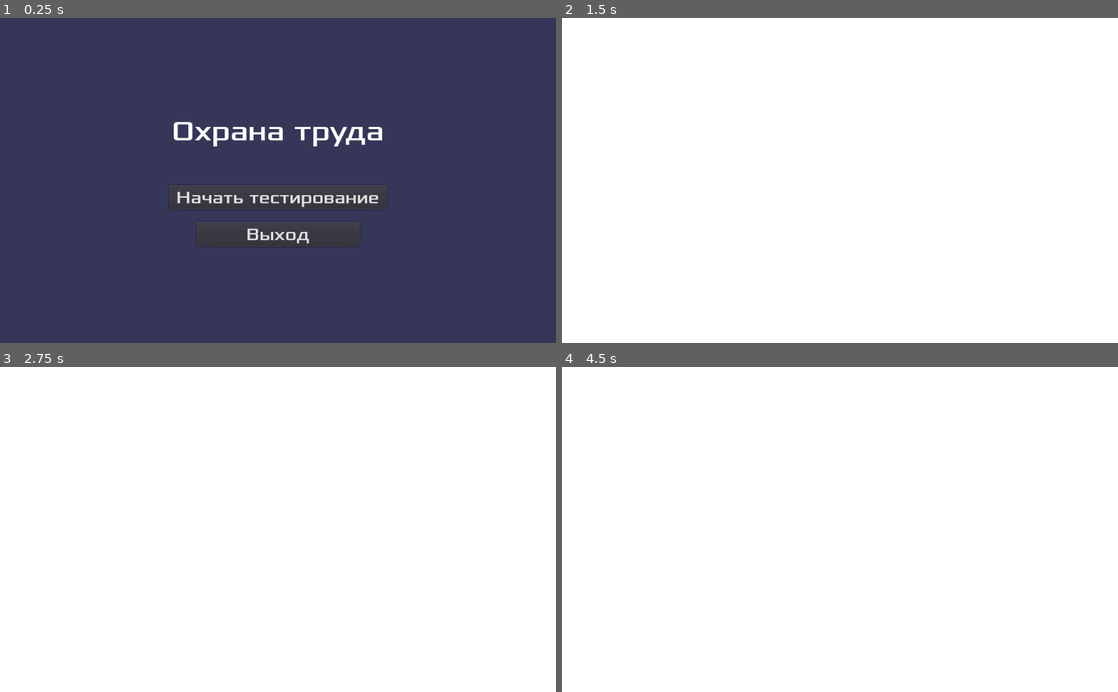
Above: before the commit, frames 1-4 (two rows, left to right).
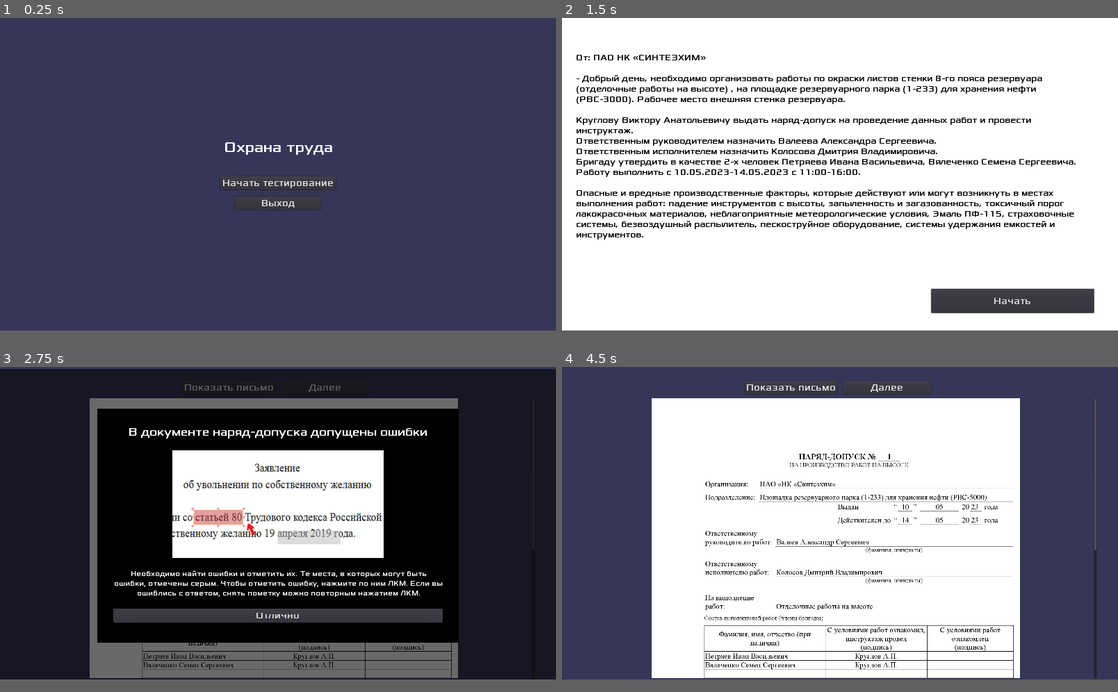
Above: after the commit, the same moments.

Repository: iCatOK/Labour-Protection-Games-2
Game: Godot game, scene res://scenes/menu/Menu.tscn
Two runs of this game, one before a commit and one after it. Both use one fixed random seed, a clock stepped at 60 frames per second and the inputs below.
Inputs (mouse positions are in pixels of both pictures, inside the frame that each line leads up to):
- Up to frame 1 (0.25 s): no input
- Up to frame 2 (1.5 s): click "Начать тестирование" at 0.5 s; click "Работа на высоте" at 1.25 s
- Up to frame 3 (2.75 s): click (450, 662) at 2 s, where only the run after the commit has a clickable "Начать"
- Up to frame 4 (4.5 s): click (789, 389) at 2.75 s, where only the run after the commit has a clickable "Показать письмо"; click (884, 389) at 3.5 s, where only the run after the commit has a clickable "Далее"; click (840, 627) at 4.25 s, where only the run after the commit has a clickable "Отлично"
In our replay, the window is 800x468 before the commit and 800x450 after it. These sizes can differ from the game's own. Grey fills any space a smaller window leaves; there, only what the larger window draws over its background counts as a difference.

The runs differ from the first frame. In frame 1, 3.3% of the frame differs, in the area x 30-70%, y 31-71%; in frame 2, 9.5%; in frame 3, 85%, in the area x 0-100%, y 0-97%; in frame 4, 43%.
Error before the commit: Invalid call. Nonexistent function 'get_text' in base 'TextFile'. (res://scripts/v1_work_on_high/BriefScene.gd:6)

Commit message:
added first step

Diff:
--- /dev/null
+++ b/gfx/configs/config_1.json
@@ -0,0 +1,4 @@
+{
+  "название_сценария": "Конфигурация 1",
+  "индексы_ответов_тест_1": [3, 14, 15, 22, 25, 40, 43]
+}
--- a/project.godot
+++ b/project.godot
@@ -8,11 +8,33 @@
 
 config_version=4
 
+_global_script_classes=[ {
+"base": "Control",
+"class": "MarkingChecker",
+"language": "GDScript",
+"path": "res://scripts/common/MarkingChecker.gd"
+}, {
+"base": "ColorRect",
+"class": "WrongMarker",
+"language": "GDScript",
+"path": "res://scripts/common/WrongMarker.gd"
+} ]
+_global_script_class_icons={
+"MarkingChecker": "",
+"WrongMarker": ""
+}
+
 [application]
 
 config/name="Labour Protection Games 2"
 run/main_scene="res://scenes/menu/Menu.tscn"
 config/icon="res://icon.png"
+
+[display]
+
+window/size/width=1920
+window/size/height=1080
+window/stretch/mode="2d"
 
 [gui]
 
--- a/resources/v1/v1_brief_text.tres
+++ /dev/null
@@ -1,3 +0,0 @@
-[gd_resource type="TextFile" format=2]
-
-[resource]
--- /dev/null
+++ b/scenes/common/Page.tscn
@@ -0,0 +1,11 @@
+[gd_scene load_steps=2 format=2]
+
+[ext_resource path="res://resources/v1/pages/1_1.png" type="Texture" id=1]
+
+[node name="Page" type="TextureRect"]
+margin_right = 1272.0
+margin_bottom = 1800.0
+rect_min_size = Vector2( 1272, 1800 )
+texture = ExtResource( 1 )
+expand = true
+stretch_mode = 6
--- a/scenes/menu/Menu.tscn
+++ b/scenes/menu/Menu.tscn
@@ -28,36 +28,36 @@
 anchor_bottom = 1.0
 
 [node name="Vertical Aligment" type="VBoxContainer" parent="Content"]
-margin_right = 1024.0
-margin_bottom = 600.0
+margin_right = 1920.0
+margin_bottom = 1080.0
 alignment = 1
 
 [node name="Label" type="Label" parent="Content/Vertical Aligment"]
-margin_top = 177.0
-margin_right = 1024.0
-margin_bottom = 241.0
+margin_top = 417.0
+margin_right = 1920.0
+margin_bottom = 481.0
 custom_fonts/font = SubResource( 1 )
 text = "Охрана труда"
 align = 1
 valign = 1
 
 [node name="Separator" type="MarginContainer" parent="Content/Vertical Aligment"]
-margin_top = 245.0
-margin_right = 1024.0
-margin_bottom = 305.0
+margin_top = 485.0
+margin_right = 1920.0
+margin_bottom = 545.0
 rect_min_size = Vector2( 0, 60 )
 
 [node name="StartButton" type="HBoxContainer" parent="Content/Vertical Aligment"]
-margin_top = 309.0
-margin_right = 1024.0
-margin_bottom = 354.0
+margin_top = 549.0
+margin_right = 1920.0
+margin_bottom = 594.0
 alignment = 1
 script = ExtResource( 3 )
 scene_path = "res://scenes/menu/Variant Choosing.tscn"
 
 [node name="Button" type="Button" parent="Content/Vertical Aligment/StartButton"]
-margin_left = 312.0
-margin_right = 712.0
+margin_left = 760.0
+margin_right = 1160.0
 margin_bottom = 45.0
 grow_horizontal = 2
 rect_min_size = Vector2( 400, 0 )
@@ -65,21 +65,21 @@
 text = "Начать тестирование"
 
 [node name="Separator2" type="MarginContainer" parent="Content/Vertical Aligment"]
-margin_top = 358.0
-margin_right = 1024.0
-margin_bottom = 373.0
+margin_top = 598.0
+margin_right = 1920.0
+margin_bottom = 613.0
 rect_min_size = Vector2( 0, 15 )
 
 [node name="ExitButton" type="HBoxContainer" parent="Content/Vertical Aligment"]
-margin_top = 377.0
-margin_right = 1024.0
-margin_bottom = 422.0
+margin_top = 617.0
+margin_right = 1920.0
+margin_bottom = 662.0
 alignment = 1
 script = ExtResource( 2 )
 
 [node name="Button" type="Button" parent="Content/Vertical Aligment/ExitButton"]
-margin_left = 362.0
-margin_right = 662.0
+margin_left = 810.0
+margin_right = 1110.0
 margin_bottom = 45.0
 grow_horizontal = 2
 rect_min_size = Vector2( 300, 0 )
--- a/scenes/menu/Variant Choosing.tscn
+++ b/scenes/menu/Variant Choosing.tscn
@@ -28,36 +28,36 @@
 margin_right = -0.000549316
 
 [node name="Vertical Aligment" type="VBoxContainer" parent="Content"]
-margin_right = 1023.0
-margin_bottom = 600.0
+margin_right = 1919.0
+margin_bottom = 1080.0
 alignment = 1
 
 [node name="Label" type="Label" parent="Content/Vertical Aligment"]
-margin_top = 192.0
-margin_right = 1023.0
-margin_bottom = 256.0
+margin_top = 432.0
+margin_right = 1919.0
+margin_bottom = 496.0
 custom_fonts/font = SubResource( 1 )
 text = "Выбор вида работ"
 align = 1
 valign = 1
 
 [node name="Separator" type="MarginContainer" parent="Content/Vertical Aligment"]
-margin_top = 260.0
-margin_right = 1023.0
-margin_bottom = 290.0
+margin_top = 500.0
+margin_right = 1919.0
+margin_bottom = 530.0
 rect_min_size = Vector2( 0, 30 )
 
 [node name="WorkOnHighButton" type="HBoxContainer" parent="Content/Vertical Aligment"]
-margin_top = 294.0
-margin_right = 1023.0
-margin_bottom = 339.0
+margin_top = 534.0
+margin_right = 1919.0
+margin_bottom = 579.0
 alignment = 1
 script = ExtResource( 1 )
-scene_path = "res://scenes/v1_work_on_high/Brief.tscn"
+scene_path = "res://scenes/v1_work_on_high/BriefVariantOne.tscn"
 
 [node name="Button" type="Button" parent="Content/Vertical Aligment/WorkOnHighButton"]
-margin_left = 311.0
-margin_right = 711.0
+margin_left = 759.0
+margin_right = 1159.0
 margin_bottom = 45.0
 grow_horizontal = 2
 rect_min_size = Vector2( 400, 0 )
@@ -65,22 +65,22 @@
 text = "Работа на высоте"
 
 [node name="Separator2" type="MarginContainer" parent="Content/Vertical Aligment"]
-margin_top = 343.0
-margin_right = 1023.0
-margin_bottom = 358.0
+margin_top = 583.0
+margin_right = 1919.0
+margin_bottom = 598.0
 rect_min_size = Vector2( 0, 15 )
 
 [node name="BackButton" type="HBoxContainer" parent="Content/Vertical Aligment"]
-margin_top = 362.0
-margin_right = 1023.0
-margin_bottom = 407.0
+margin_top = 602.0
+margin_right = 1919.0
+margin_bottom = 647.0
 alignment = 1
 script = ExtResource( 1 )
 scene_path = "res://scenes/menu/Menu.tscn"
 
 [node name="Button" type="Button" parent="Content/Vertical Aligment/BackButton"]
-margin_left = 311.0
-margin_right = 711.0
+margin_left = 759.0
+margin_right = 1159.0
 margin_bottom = 45.0
 grow_horizontal = 2
 rect_min_size = Vector2( 400, 0 )
--- a/scenes/v1_work_on_high/Brief.tscn
+++ /dev/null
@@ -1,32 +0,0 @@
-[gd_scene load_steps=5 format=2]
-
-[ext_resource path="res://scripts/v1_work_on_high/BriefScene.gd" type="Script" id=1]
-[ext_resource path="res://gfx/fonts/Xolonium-Regular.ttf" type="DynamicFontData" id=2]
-[ext_resource path="res://resources/v1/v1_brief_text.tres" type="TextFile" id=3]
-
-[sub_resource type="DynamicFont" id=1]
-size = 20
-extra_spacing_bottom = -5
-font_data = ExtResource( 2 )
-
-[node name="Brief" type="Control"]
-anchor_right = 1.0
-anchor_bottom = 1.0
-script = ExtResource( 1 )
-brief_text = ExtResource( 3 )
-
-[node name="ColorRect" type="ColorRect" parent="."]
-anchor_right = 1.0
-anchor_bottom = 1.0
-
-[node name="Label" type="Label" parent="."]
-anchor_left = 0.07
-anchor_top = 0.08
-anchor_right = 0.922
-anchor_bottom = 0.88
-margin_left = 0.32
-margin_right = -0.128052
-margin_bottom = -6.10352e-05
-custom_colors/font_color = Color( 0, 0, 0, 1 )
-custom_fonts/font = SubResource( 1 )
-autowrap = true
--- /dev/null
+++ b/scenes/v1_work_on_high/BriefVariantOne.tscn
@@ -0,0 +1,79 @@
+[gd_scene load_steps=5 format=2]
+
+[ext_resource path="res://scripts/v1_work_on_high/BriefScene.gd" type="Script" id=1]
+[ext_resource path="res://gfx/fonts/Xolonium-Regular.ttf" type="DynamicFontData" id=2]
+
+[sub_resource type="DynamicFont" id=1]
+size = 30
+extra_spacing_bottom = -5
+font_data = ExtResource( 2 )
+
+[sub_resource type="DynamicFont" id=2]
+size = 32
+font_data = ExtResource( 2 )
+
+[node name="Brief" type="Control"]
+anchor_right = 1.0
+anchor_bottom = 1.0
+script = ExtResource( 1 )
+brief_text = "От: ПАО НК «СИНТЕЗХИМ»
+
+- Добрый день, необходимо организовать работы по окраски листов стенки 8-го пояса резервуара (отделочные работы на высоте) , на площадке резервуарного парка (1-233) для хранения нефти (РВС-3000). Рабочее место внешняя стенка резервуара.
+
+Круглову Виктору Анатольевичу выдать наряд-допуск на проведение данных работ и провести инструктаж.
+Ответственным руководителем назначить Валеева Александра Сергеевича.
+Ответственным исполнителем назначить Колосова Дмитрия Владимировича.
+Бригаду утвердить в качестве 2-х человек Петряева Ивана Васильевича, Вялеченко Семена Сергеевича.
+Работу выполнить с 10.05.2023-14.05.2023 с 11:00-16:00.
+
+Опасные и вредные производственные факторы, которые действуют или могут возникнуть в местах выполнения работ: падение инструментов с высоты, запыленность и загазованность, токсичный порог лакокрасочных материалов, неблагоприятные метеорологические условия, Эмаль ПФ-115, страховочные системы, безвоздушный распылитель, пескоструйное оборудование, системы удержания емкостей и инструментов."
+document_step_scene = "res://scenes/v1_work_on_high/DocumentStepVariantOne.tscn"
+
+[node name="ColorRect" type="ColorRect" parent="."]
+anchor_right = 1.0
+anchor_bottom = 1.0
+
+[node name="Email" type="NinePatchRect" parent="."]
+anchor_right = 1.0
+anchor_bottom = 1.0
+
+[node name="Label" type="Label" parent="Email"]
+margin_left = 48.0
+margin_top = 56.0
+margin_right = 1800.0
+margin_bottom = 823.0
+size_flags_vertical = 0
+custom_colors/font_color = Color( 0, 0, 0, 1 )
+custom_fonts/font = SubResource( 1 )
+text = "От: ПАО НК «СИНТЕЗХИМ»
+
+- Добрый день, необходимо организовать работы по окраски листов стенки 8-го пояса резервуара (отделочные работы на высоте) , на площадке резервуарного парка (1-233) для хранения нефти (РВС-3000). Рабочее место внешняя стенка резервуара.
+
+
+Круглову Виктору Анатольевичу выдать наряд-допуск на проведение данных работ и провести инструктаж.
+Ответственным руководителем назначить Валеева Александра Сергеевича.
+Ответственным исполнителем назначить Колосова Дмитрия Владимировича.
+Бригаду утвердить в качестве 2-х человек Петряева Ивана Васильевича, Вялеченко Семена Сергеевича.
+Работу выполнить с 10.05.2023-14.05.2023 с 11:00-16:00.
+
+Опасные и вредные производственные факторы, которые действуют или могут возникнуть в местах выполнения работ: падение инструментов с высоты, запыленность и загазованность, токсичный порог лакокрасочных материалов, неблагоприятные метеорологические условия, Эмаль ПФ-115, страховочные системы, безвоздушный распылитель, пескоструйное оборудование, системы удержания емкостей и инструментов."
+valign = 1
+autowrap = true
+
+[node name="DocumentStepButton" type="Button" parent="Email"]
+anchor_left = 0.664
+anchor_top = 0.867
+anchor_right = 0.957
+anchor_bottom = 0.947
+margin_left = 0.0639648
+margin_top = -0.200012
+margin_right = 0.0319824
+margin_bottom = -3.20001
+grow_horizontal = 2
+rect_min_size = Vector2( 300, 0 )
+size_flags_horizontal = 12
+size_flags_vertical = 5
+custom_fonts/font = SubResource( 2 )
+text = "Начать"
+
+[connection signal="pressed" from="Email/DocumentStepButton" to="." method="_on_DocumentStepButton_pressed"]
--- /dev/null
+++ b/scenes/v1_work_on_high/DocumentStepVariantOne.tscn
@@ -0,0 +1,155 @@
+[gd_scene load_steps=9 format=2]
+
+[ext_resource path="res://scenes/common/Page.tscn" type="PackedScene" id=1]
+[ext_resource path="res://gfx/fonts/Xolonium-Regular.ttf" type="DynamicFontData" id=2]
+[ext_resource path="res://scenes/v1_work_on_high/StepOneTutorial.tscn" type="PackedScene" id=3]
+[ext_resource path="res://scripts/common/MarkingChecker.gd" type="Script" id=4]
+[ext_resource path="res://scripts/common/Hint.gd" type="Script" id=5]
+
+[sub_resource type="DynamicFont" id=1]
+size = 32
+font_data = ExtResource( 2 )
+
+[sub_resource type="DynamicFont" id=2]
+size = 30
+extra_spacing_bottom = -5
+font_data = ExtResource( 2 )
+
+[sub_resource type="DynamicFont" id=3]
+size = 32
+font_data = ExtResource( 2 )
+
+[node name="DocumentStep" type="Control"]
+anchor_right = 1.0
+anchor_bottom = 1.0
+
+[node name="MarkingChecker" type="Control" parent="."]
+margin_right = 40.0
+margin_bottom = 40.0
+script = ExtResource( 4 )
+valid_indexes_array_name = "индексы_ответов_тест_1"
+
+[node name="BackGround" type="ColorRect" parent="."]
+anchor_right = 1.0
+anchor_bottom = 1.0
+color = Color( 0.215686, 0.215686, 0.352941, 1 )
+
+[node name="MarginContainer" type="MarginContainer" parent="."]
+anchor_right = 1.0
+anchor_bottom = 1.0
+margin_left = 56.0
+margin_top = 48.0
+margin_right = -72.0
+margin_bottom = -4.0
+
+[node name="Rows" type="VBoxContainer" parent="MarginContainer"]
+margin_right = 1792.0
+margin_bottom = 1028.0
+custom_constants/separation = 15
+
+[node name="ToolBar" type="HBoxContainer" parent="MarginContainer/Rows"]
+margin_right = 1792.0
+margin_bottom = 45.0
+custom_constants/separation = 20
+alignment = 1
+
+[node name="ShowBriefButton" type="Button" parent="MarginContainer/Rows/ToolBar"]
+margin_left = 581.0
+margin_right = 891.0
+margin_bottom = 45.0
+grow_horizontal = 2
+rect_min_size = Vector2( 300, 0 )
+size_flags_horizontal = 12
+size_flags_vertical = 5
+custom_fonts/font = SubResource( 1 )
+text = "Показать письмо"
+
+[node name="Button" type="Button" parent="MarginContainer/Rows/ToolBar"]
+margin_left = 911.0
+margin_right = 1211.0
+margin_bottom = 45.0
+grow_horizontal = 2
+rect_min_size = Vector2( 300, 0 )
+size_flags_horizontal = 12
+size_flags_vertical = 5
+custom_fonts/font = SubResource( 1 )
+text = "Далее"
+
+[node name="ScrollContainer" type="ScrollContainer" parent="MarginContainer/Rows"]
+margin_top = 60.0
+margin_right = 1792.0
+margin_bottom = 1028.0
+rect_min_size = Vector2( 0, 968 )
+
+[node name="VBoxContainer" type="VBoxContainer" parent="MarginContainer/Rows/ScrollContainer"]
+margin_right = 1780.0
+margin_bottom = 1800.0
+size_flags_horizontal = 3
+alignment = 1
+
+[node name="Page" parent="MarginContainer/Rows/ScrollContainer/VBoxContainer" instance=ExtResource( 1 )]
+margin_left = 254.0
+margin_right = 1526.0
+size_flags_horizontal = 4
+
+[node name="Tutorial" parent="." instance=ExtResource( 3 )]
+visible = false
+margin_top = 8.0
+margin_bottom = 8.0
+color = Color( 0, 0, 0, 0.584314 )
+
+[node name="Hint" type="Control" parent="."]
+visible = false
+anchor_right = 1.0
+anchor_bottom = 1.0
+script = ExtResource( 5 )
+
+[node name="ColorRect" type="ColorRect" parent="Hint"]
+anchor_right = 1.0
+anchor_bottom = 1.0
+
+[node name="Email" type="NinePatchRect" parent="Hint"]
+anchor_right = 1.0
+anchor_bottom = 1.0
+
+[node name="Label" type="Label" parent="Hint/Email"]
+margin_left = 48.0
+margin_top = 56.0
+margin_right = 1800.0
+margin_bottom = 823.0
+size_flags_vertical = 0
+custom_colors/font_color = Color( 0, 0, 0, 1 )
+custom_fonts/font = SubResource( 2 )
+text = "От: ПАО НК «СИНТЕЗХИМ»
+
+- Добрый день, необходимо организовать работы по окраски листов стенки 8-го пояса резервуара (отделочные работы на высоте) , на площадке резервуарного парка (1-233) для хранения нефти (РВС-3000). Рабочее место внешняя стенка резервуара.
+
+
+Круглову Виктору Анатольевичу выдать наряд-допуск на проведение данных работ и провести инструктаж.
+Ответственным руководителем назначить Валеева Александра Сергеевича.
+Ответственным исполнителем назначить Колосова Дмитрия Владимировича.
+Бригаду утвердить в качестве 2-х человек Петряева Ивана Васильевича, Вялеченко Семена Сергеевича.
+Работу выполнить с 10.05.2023-14.05.2023 с 11:00-16:00.
+
+Опасные и вредные производственные факторы, которые действуют или могут возникнуть в местах выполнения работ: падение инструментов с высоты, запыленность и загазованность, токсичный порог лакокрасочных материалов, неблагоприятные метеорологические условия, Эмаль ПФ-115, страховочные системы, безвоздушный распылитель, пескоструйное оборудование, системы удержания емкостей и инструментов."
+valign = 1
+autowrap = true
+
+[node name="DocumentStepButton" type="Button" parent="Hint/Email"]
+anchor_left = 0.664
+anchor_top = 0.867
+anchor_right = 0.957
+anchor_bottom = 0.947
+margin_left = 0.0639648
+margin_top = -0.200012
+margin_right = 0.0319824
+margin_bottom = -3.20001
+grow_horizontal = 2
+rect_min_size = Vector2( 300, 0 )
+size_flags_horizontal = 12
+size_flags_vertical = 5
+custom_fonts/font = SubResource( 3 )
+text = "Скрыть"
+
+[connection signal="pressed" from="MarginContainer/Rows/ToolBar/ShowBriefButton" to="Hint" method="_on_ShowBriefButton_pressed"]
+[connection signal="pressed" from="Hint/Email/DocumentStepButton" to="Hint" method="_on_DocumentStepButton_pressed"]
--- /dev/null
+++ b/scenes/v1_work_on_high/StepOneTutorial.tscn
@@ -0,0 +1,100 @@
+[gd_scene load_steps=7 format=2]
+
+[ext_resource path="res://resources/v1/tutroials/brief_tutorial.png" type="Texture" id=1]
+[ext_resource path="res://scripts/common/Tutorial.gd" type="Script" id=2]
+[ext_resource path="res://gfx/fonts/Xolonium-Regular.ttf" type="DynamicFontData" id=3]
+
+[sub_resource type="DynamicFont" id=1]
+size = 42
+font_data = ExtResource( 3 )
+
+[sub_resource type="DynamicFont" id=2]
+size = 25
+font_data = ExtResource( 3 )
+
+[sub_resource type="DynamicFont" id=3]
+size = 32
+font_data = ExtResource( 3 )
+
+[node name="Tutorial" type="ColorRect"]
+anchor_right = 1.0
+anchor_bottom = 1.0
+color = Color( 0, 0, 0, 0.439216 )
+script = ExtResource( 2 )
+
+[node name="ColorRect" type="ColorRect" parent="."]
+anchor_left = 0.5
+anchor_top = 0.5
+anchor_right = 0.5
+anchor_bottom = 0.5
+margin_left = -624.0
+margin_top = -404.0
+margin_right = 624.0
+margin_bottom = 404.0
+color = Color( 0, 0, 0, 1 )
+
+[node name="MarginContainer" type="MarginContainer" parent="ColorRect"]
+anchor_right = 1.0
+anchor_bottom = 1.0
+margin_left = 56.0
+margin_top = 56.0
+margin_right = -56.0
+margin_bottom = -56.0
+
+[node name="VBoxContainer" type="VBoxContainer" parent="ColorRect/MarginContainer"]
+margin_right = 1136.0
+margin_bottom = 696.0
+
+[node name="Label" type="Label" parent="ColorRect/MarginContainer/VBoxContainer"]
+margin_right = 1136.0
+margin_bottom = 52.0
+custom_fonts/font = SubResource( 1 )
+text = "В документе наряд-допуска допущены ошибки"
+align = 1
+
+[node name="Separator" type="MarginContainer" parent="ColorRect/MarginContainer/VBoxContainer"]
+margin_top = 56.0
+margin_right = 1136.0
+margin_bottom = 86.0
+rect_min_size = Vector2( 0, 30 )
+
+[node name="TutorialInfo" type="TextureRect" parent="ColorRect/MarginContainer/VBoxContainer"]
+margin_left = 203.0
+margin_top = 90.0
+margin_right = 933.0
+margin_bottom = 463.0
+size_flags_horizontal = 4
+texture = ExtResource( 1 )
+stretch_mode = 1
+
+[node name="Separator2" type="MarginContainer" parent="ColorRect/MarginContainer/VBoxContainer"]
+margin_top = 467.0
+margin_right = 1136.0
+margin_bottom = 497.0
+rect_min_size = Vector2( 0, 30 )
+
+[node name="Label2" type="Label" parent="ColorRect/MarginContainer/VBoxContainer"]
+margin_top = 501.0
+margin_right = 1136.0
+margin_bottom = 600.0
+custom_fonts/font = SubResource( 2 )
+text = "Необходимо найти ошибки и отметить их. Те места, в которых могут быть ошибки, отмечены серым. Чтобы отметить ошибку, нажмите по ним ЛКМ. Если вы ошиблись с ответом, снять пометку можно повторным нажатием ЛКМ."
+align = 1
+autowrap = true
+
+[node name="Separator3" type="MarginContainer" parent="ColorRect/MarginContainer/VBoxContainer"]
+margin_top = 604.0
+margin_right = 1136.0
+margin_bottom = 634.0
+rect_min_size = Vector2( 0, 30 )
+
+[node name="HideTutorialButton" type="Button" parent="ColorRect/MarginContainer/VBoxContainer"]
+margin_top = 638.0
+margin_right = 1136.0
+margin_bottom = 683.0
+grow_horizontal = 2
+rect_min_size = Vector2( 400, 0 )
+custom_fonts/font = SubResource( 3 )
+text = "Отлично"
+
+[connection signal="pressed" from="ColorRect/MarginContainer/VBoxContainer/HideTutorialButton" to="." method="_on_HideTutorialButton_pressed"]
--- /dev/null
+++ b/scripts/common/Hint.gd
@@ -0,0 +1,9 @@
+extends Control
+
+
+func _on_DocumentStepButton_pressed():
+	hide()
+
+
+func _on_ShowBriefButton_pressed():
+	show()
--- /dev/null
+++ b/scripts/common/MarkingChecker.gd
@@ -0,0 +1,91 @@
+extends Control
+class_name MarkingChecker
+
+const SUCCESS_MESSAGE: String = 'Вы справились с заданием! Идем дальше.'
+const FAILURE_MESSAGE: String = 'Вы отметили не те ошибки! Попробуйте еще раз'
+
+export(Array, NodePath) var wrong_markers
+export var result_dialog_path: NodePath
+export var valid_indexes_array_name: String #индексы_ответов_тест_1
+
+var config: Dictionary = _read_json_file("gfx/configs/config_1.json")
+var player_wrong_marker_indexes: Array = []
+var valid_wrong_marker_indexes: Array
+var last_result: bool = false
+
+var result_dialog: AcceptDialog
+
+signal marker_state_change(marked)
+
+
+func _ready():
+	valid_wrong_marker_indexes = config[valid_indexes_array_name]
+	valid_wrong_marker_indexes.sort()
+	print(valid_wrong_marker_indexes)
+
+	result_dialog = get_node(result_dialog_path)
+	_connect_wrong_marker_signals()
+
+func _connect_wrong_marker_signals():
+	for marker_path in wrong_markers:
+		var marker: WrongMarker = get_node(marker_path)
+		marker.connect("marked_event", self, "_on_marked_event")
+		self.connect("marker_state_change", marker, "change_marked_state")
+
+
+func _read_json_file(filename):
+	var file = File.new()
+	file.open(filename, file.READ)
+	var text = file.get_as_text()
+	var json_data = parse_json(text)
+	file.close()
+	return json_data
+
+
+func _on_marked_event(data):
+	var index: int = data['index']
+	var marked: bool = data['marked']
+
+	if marked and not index in player_wrong_marker_indexes:
+		player_wrong_marker_indexes.push_back(index)
+	if not marked and index in player_wrong_marker_indexes:
+		player_wrong_marker_indexes.erase(index)
+
+	print('[marking] player indexes: %s' % [player_wrong_marker_indexes])
+	player_wrong_marker_indexes.sort()
+
+
+func _check_marking_indexes_sorted():
+	print('[checking] Check of sorted answers (player - valid answer)')
+	var correct: bool = true
+
+	if player_wrong_marker_indexes.size() != valid_wrong_marker_indexes.size():
+		print('[checking] Answer not the same, too much/few')
+		return false
+
+	for i in player_wrong_marker_indexes.size():
+		var player_index = player_wrong_marker_indexes[i]
+		var valid_index =  valid_wrong_marker_indexes[i]
+		print("%s - %s" % [player_index, valid_index])
+		if player_index != valid_index:
+			correct = false
+			print('[checking] Answers is wrong: index #%s!' % player_index)
+
+	if correct:
+		print("[checking] Answers are right, congrats!")
+		return true
+	else:
+		return false
+
+
+func _on_DoneButton_pressed():
+	var is_correct: bool = _check_marking_indexes_sorted()
+	last_result = is_correct
+
+	result_dialog.dialog_text = SUCCESS_MESSAGE if is_correct else FAILURE_MESSAGE
+	result_dialog.show()
+
+
+func _on_ResultDialog_confirmed():
+	player_wrong_marker_indexes.clear()
+	emit_signal("marker_state_change", false)
--- /dev/null
+++ b/scripts/common/Tutorial.gd
@@ -0,0 +1,8 @@
+extends ColorRect
+
+
+func _ready():
+	show()
+
+func _on_HideTutorialButton_pressed():
+	hide()
--- /dev/null
+++ b/scripts/common/WrongMarker.gd
@@ -0,0 +1,25 @@
+extends ColorRect
+class_name WrongMarker
+
+signal marked_event(data)
+
+var marked: bool = false
+
+export var index: int = -1
+export var idle_color: Color
+export var mistake_color: Color
+
+func _ready():
+	change_marked_state(marked)
+
+
+func _on_marker_gui_event(event: InputEvent):
+	if event.is_action_pressed("ui_mark"):
+		change_marked_state(not marked)
+		emit_signal("marked_event", {"index": index, "marked": marked})
+
+
+func change_marked_state(has_mistake: bool):
+	print('[marker] %s changing state' % index)
+	marked = has_mistake
+	color = mistake_color if marked else idle_color
--- a/scripts/v1_work_on_high/BriefScene.gd
+++ b/scripts/v1_work_on_high/BriefScene.gd
@@ -1,12 +1,18 @@
 extends Control
 
-export var brief_text: TextFile
+export(String, MULTILINE) var brief_text
+export var document_step_scene: String
+export var hint_mode: bool
 
 func _ready():
-	var data = brief_text.get_text()
-	$Label.text = brief_text.to_string()
-	print(brief_text.text)
+	$Email/Label.text = brief_text
+	if hint_mode:
+		$Email/DocumentStepButton.text = "Скрыть"
 
 func _unhandled_input(event):
 	if Input.is_action_just_pressed("ui_cancel"):
 		get_tree().change_scene("res://scenes/menu/Variant Choosing.tscn")
+
+
+func _on_DocumentStepButton_pressed():
+	get_tree().change_scene(document_step_scene)
Binary file added: resources/v1/pages/1_1.png
Not shown, added: resources/v1/pages/1_1.png.import
Binary file added: resources/v1/pages/1_2.png
Not shown, added: resources/v1/pages/1_2.png.import
Binary file added: resources/v1/pages/1_3.png
Not shown, added: resources/v1/pages/1_3.png.import
Binary file added: resources/v1/pages/1_4.png
Not shown, added: resources/v1/pages/1_4.png.import
Binary file added: resources/v1/pages/1_5.png
Not shown, added: resources/v1/pages/1_5.png.import
Binary file added: resources/v1/pages/1_6.png
Not shown, added: resources/v1/pages/1_6.png.import
(and 2 more such lines)
